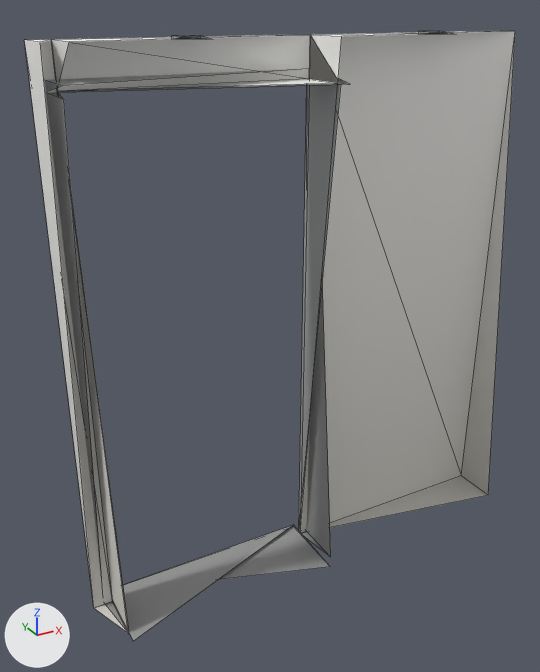
An edit to the glTF model models/kit/doorWall_concrete_meshin.glb, drawn before and after from the same camera.
The view is the same before and after, from a 50 mm lens placed at (-1.52, -2.36, 2.29), pointed at (-0.18, 0.08, 1.07). Arrows for +X, +Y and +Z are at lower left; the lights stay in place. The first picture is the older version. Mesh edges are drawn as thin lines. Vertices at exactly the same position are counted once.

Objects in the first picture: 'doorWall_concrete_meshin'.
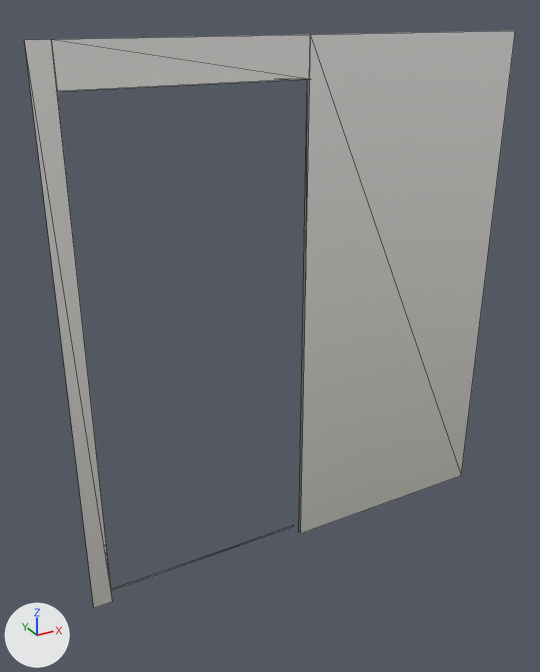
The edits, one by one:
me_base is used by ob_doorwall_concrete_meshin; location (0.0, 0.0, 0.0).
me_base had 50 vertices, 54 faces and spanned x -1.0..1.0, y -0.16..0.16, z 0.0..2.21.
me_base now has 24 vertices, 14 faces and spans x -1.0..1.0, y 0.1..0.16, z 0.0..2.2.
me_base part 1: the loose piece of 6 vertices spanning x -0.55..-0.45, y -0.05..0.05, z 2.2..2.21 is deleted.
me_base part 2: the loose piece of 6 vertices spanning x 0.45..0.55, y -0.05..0.05, z 2.2..2.21 is deleted.
Part 3, on me_base:
14 vertices are removed from x -1.0..1.0, y -0.16..-0.1, z 0.0..2.2.
28 faces are deleted.

Boxes [x1, y1, x2, y2] around the edits, measured in the pictures (540 x 672 px):
'doorWall_concrete_meshin', reshaped: before [25, 31, 515, 641]; after [25, 31, 515, 608]
part 1 of me_base, deleted: before [172, 35, 213, 40]
part 2 of me_base, deleted: before [419, 31, 457, 35]
part 3 of me_base, deleted: before [25, 31, 515, 641]
